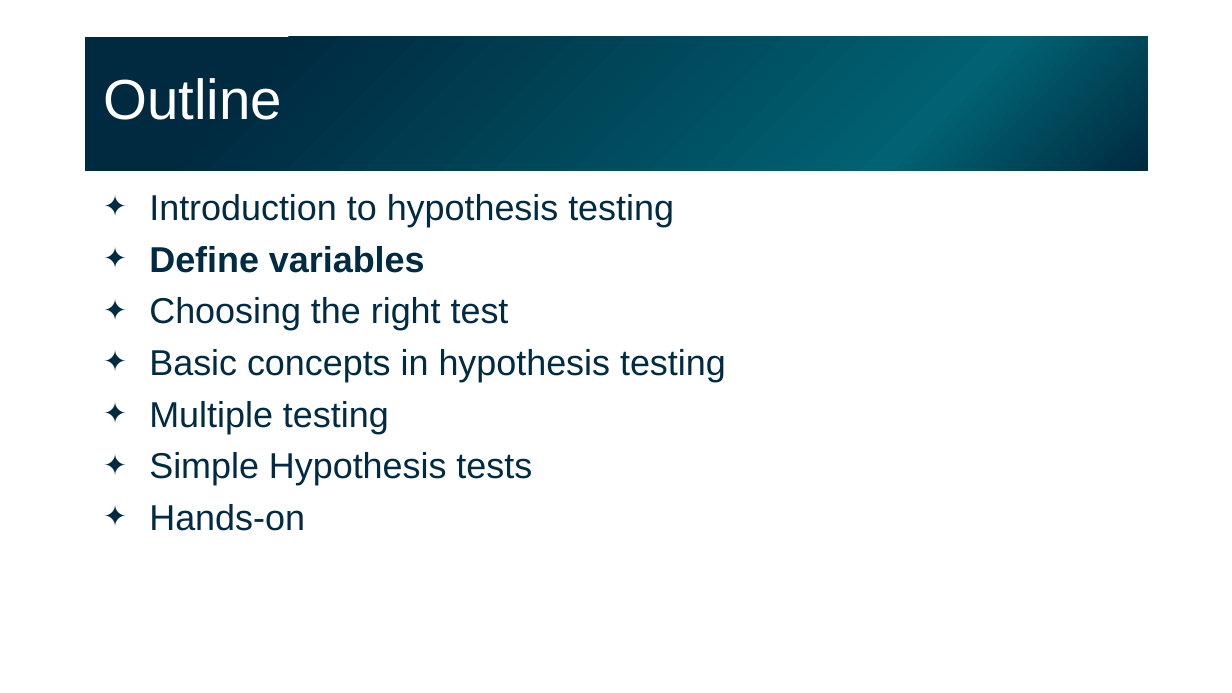
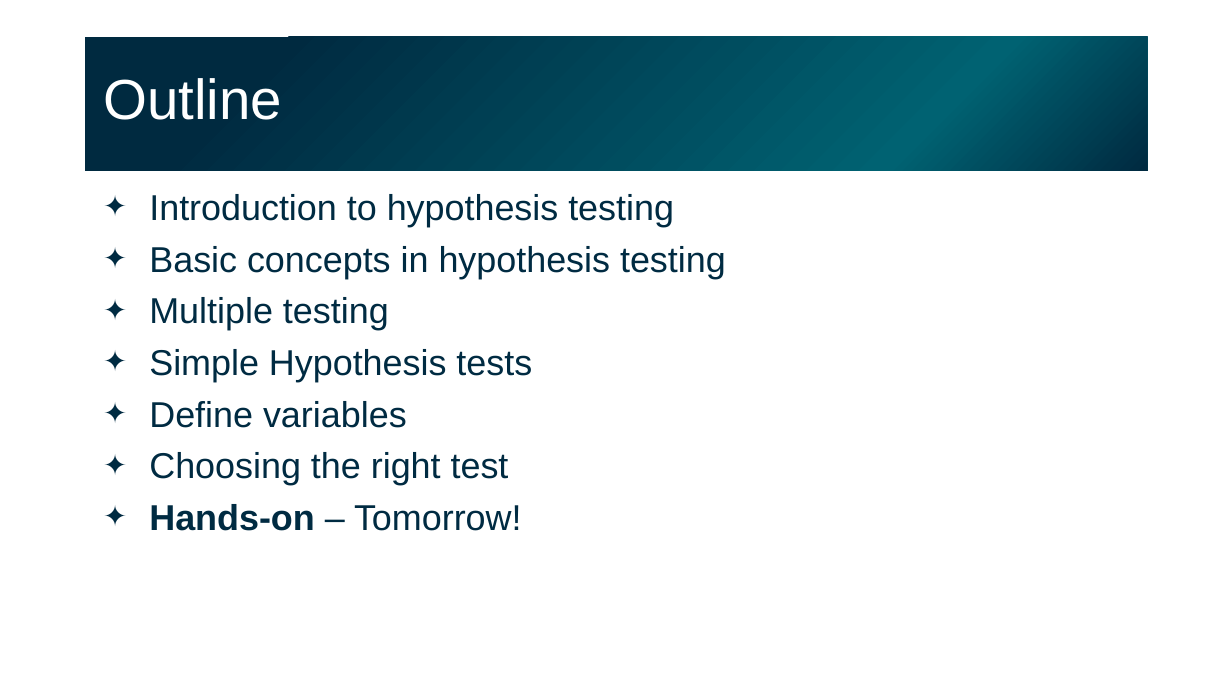
Before and after one commit to gladstone-institutes/Bioinformatics-Workshops, a slide deck: slide 63 of intro-experimental-design-hypothesis-testing/IntroStatsExpDesignHT_011723_day2.pptx (slide 11 before the commit). Drawn at 1232x693 pixels with LibreOffice and Linux fonts; fonts in the diff are those of the drawing. Boxes give left, top, right and bottom in pixels: in the first picture for what was removed or moved away, otherwise in the second. Text is boxed around its words. In the diff, an @@ line names an element or a change of style, - is before the commit and + after.

```diff
--- a/intro-experimental-design-hypothesis-testing/IntroStatsExpDesignHT_011723_day2.pptx
+++ b/intro-experimental-design-hypothesis-testing/IntroStatsExpDesignHT_011723_day2.pptx
@@ text at bbox=[149, 246, 509, 330]: paragraphs removed @@
-✦ Define variables
-✦ Choosing the right test
@@ text at bbox=[149, 401, 522, 531]: text changed @@
-✦ Hands-on
+✦ Define variables
+✦ Choosing the right test
+✦ Hands-on – Tomorrow!
```
Also in this commit, not shown: 7 other slides changed, 2 slides added, 2 slides removed.
